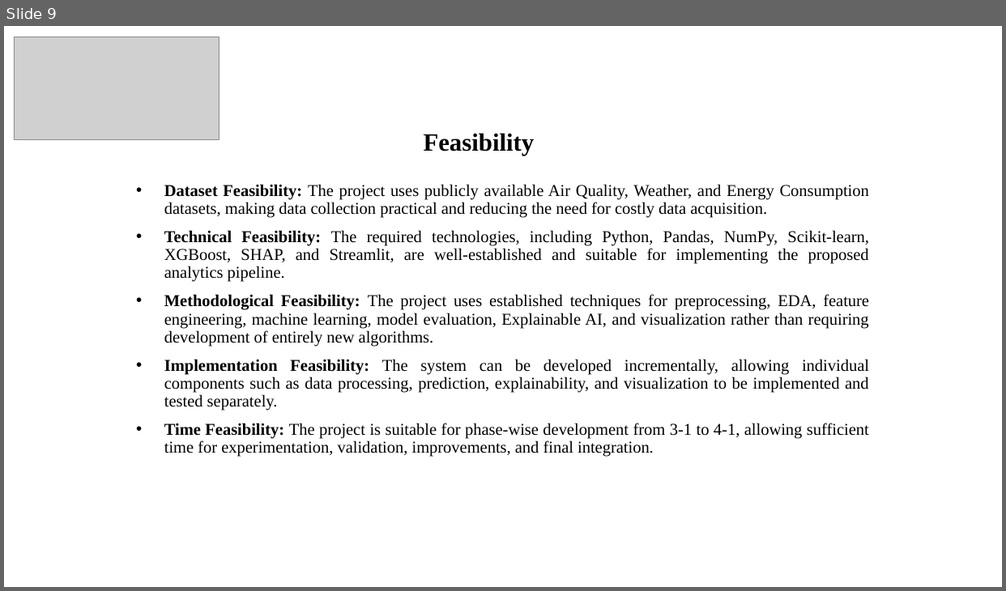
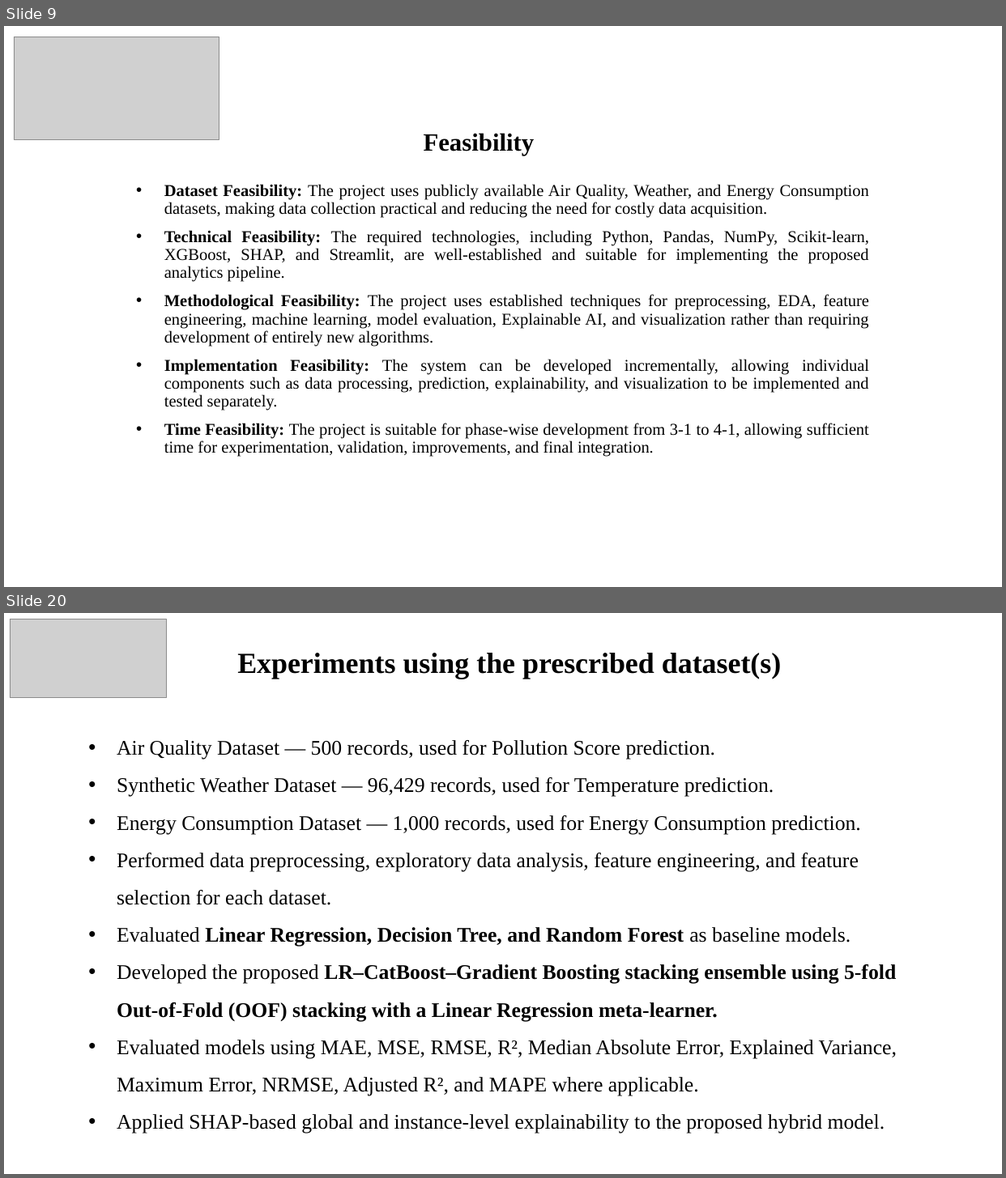
Before and after one commit to sharmi-pathi/KLH-CSE-2026-27-2420030042-Explainable-Data-Analytics-for-Sustainable-Smart-City-Applications, a slide deck: docs/Batch 4-DAV Project PPT.pptx. Shown one above the other, each under a label of ours: slide 9 before the commit, slides 9 and 20 after it; the slides between them are not shown. The pictures are 1006x591 and 1006x1178 pixels, drawn with LibreOffice and Linux fonts; fonts in the diff are those of the drawing; grey boxes stand for pictures. Boxes give left, top, right and bottom in pixels: in the first picture for what was removed or moved away, otherwise in the second. Text is boxed around its words. In the diff, an @@ line names an element or a change of style, - is before the commit and + after.

```diff
--- a/docs/Batch 4-DAV Project PPT.pptx
+++ b/docs/Batch 4-DAV Project PPT.pptx
@@ slide 20 added at <box>4,613,1002,1174</box>, background #FFFFFF @@
@@ picture added at <box>10,619,167,697</box> @@
@@ text added at <box>237,653,782,679</box>, 28 pt, text #000000, bold @@
+Experiments using the prescribed dataset(s)
@@ text added at <box>117,740,897,1134</box>, 20 pt, text #000000 @@
+• Air Quality Dataset — 500 records, used for Pollution Score prediction.
+• Synthetic Weather Dataset — 96,429 records, used for Temperature prediction.
+• Energy Consumption Dataset — 1,000 records, used for Energy Consumption prediction.
+• Performed data preprocessing, exploratory data analysis, feature engineering, and feature selection for each dataset.
+• Evaluated Linear Regression, Decision Tree, and Random Forest as baseline models.
+• Developed the proposed LR–CatBoost–Gradient Boosting stacking ensemble using 5-fold Out-of-Fold (OOF) stacking with a Linear Regression meta-learner.
+• Evaluated models using MAE, MSE, RMSE, R², Median Absolute Error, Explained Variance, Maximum Error, NRMSE, Adjusted R², and MAPE where applicable.
+• Applied SHAP-based global and instance-level explainability to the proposed hybrid model.
```
Also in this commit, not shown: 5 slides changed, 17 other slides added.
